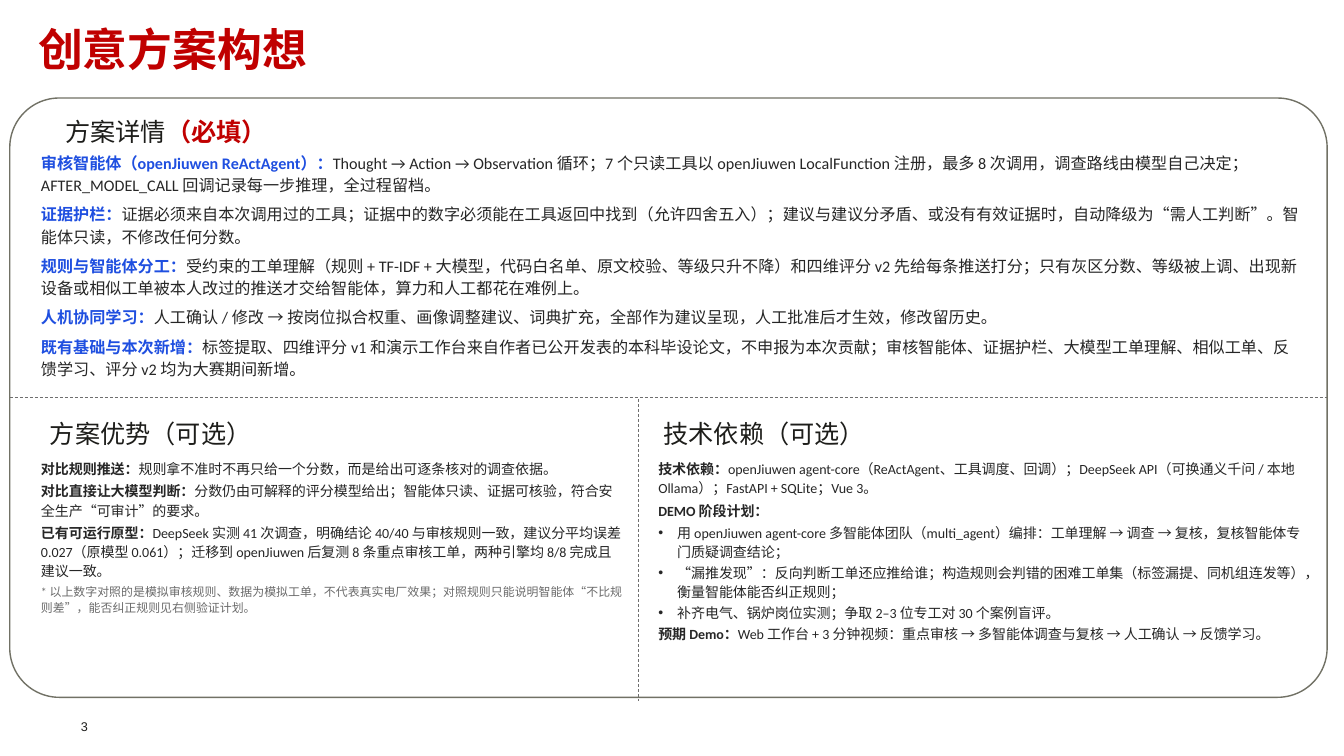
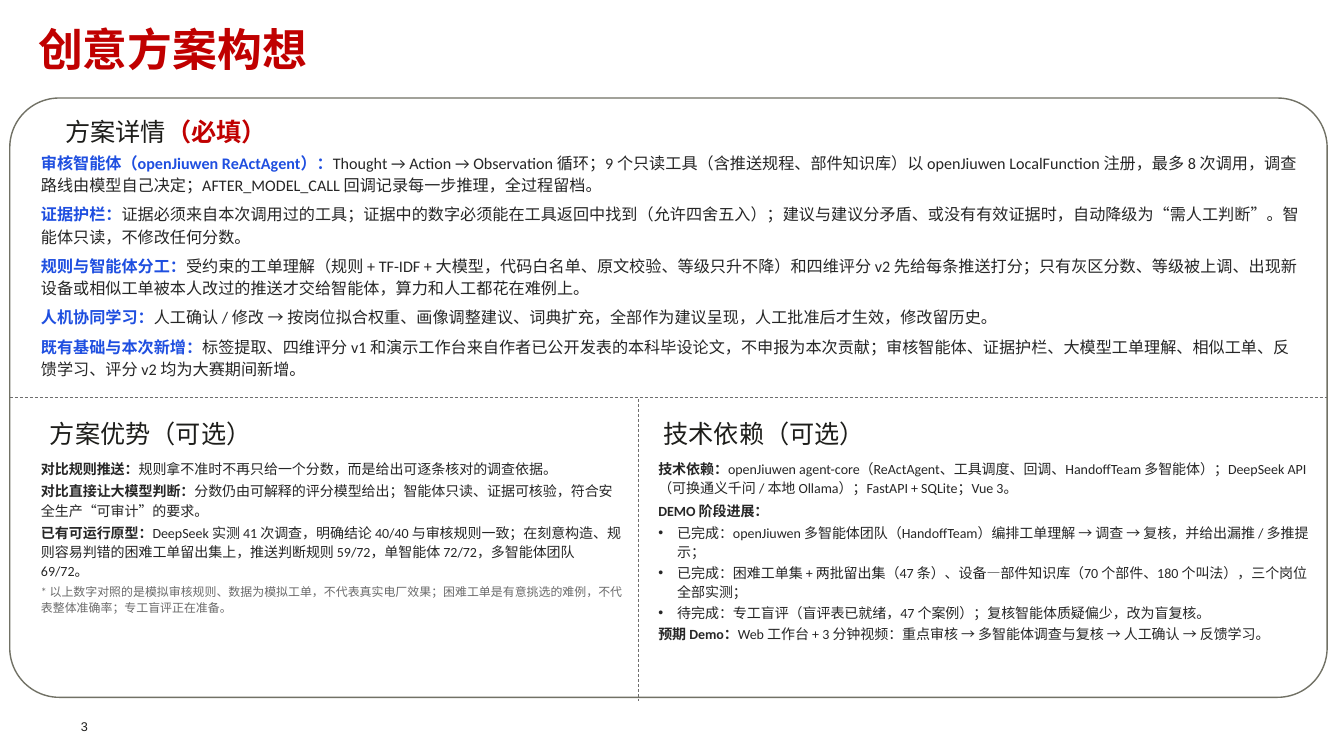
Before and after one commit to Hugo-Tian/powerplant-review-agent, a slide deck: slide 3 of docs/competition/openJiuwen创意PPT_电厂工单推送审核智能体.pptx. Drawn at 1344x756 pixels with LibreOffice and Linux fonts; fonts in the diff are those of the drawing; background and template pictures are left out. Boxes give left, top, right and bottom in pixels: in the first picture for what was removed or moved away, otherwise in the second. Text is boxed around its words. In the diff, an @@ line names an element or a change of style, - is before the commit and + after.

```diff
--- a/docs/competition/openJiuwen创意PPT_电厂工单推送审核智能体.pptx
+++ b/docs/competition/openJiuwen创意PPT_电厂工单推送审核智能体.pptx
@@ text at (x1=41, y1=155, x2=1297, y2=194): text changed @@
-审核智能体（openJiuwen ReActAgent）：Thought → Action → Observation 循环；7 个只读工具以 openJiuwen LocalFunction 注册，最多 8 次调用，调查路线由模型自己决定；AFTER_MODEL_CALL 回调记录每一步推理，全过程留档。
+审核智能体（openJiuwen ReActAgent）：Thought → Action → Observation 循环；9 个只读工具（含推送规程、部件知识库）以 openJiuwen LocalFunction 注册，最多 8 次调用，调查路线由模型自己决定；AFTER_MODEL_CALL 回调记录每一步推理，全过程留档。
@@ text at (x1=658, y1=462, x2=1309, y2=620): text changed @@
-技术依赖：openJiuwen agent-core（ReActAgent、工具调度、回调）；DeepSeek API（可换通义千问 / 本地 Ollama）；FastAPI + SQLite；Vue 3。
-DEMO 阶段计划：
-• 用 openJiuwen agent-core 多智能体团队（multi_agent）编排：工单理解 → 调查 → 复核，复核智能体专门质疑调查结论；
-• “漏推发现”：反向判断工单还应推给谁；构造规则会判错的困难工单集（标签漏提、同机组连发等），衡量智能体能否纠正规则；
-• 补齐电气、锅炉岗位实测；争取 2–3 位专工对 30 个案例盲评。
+技术依赖：openJiuwen agent-core（ReActAgent、工具调度、回调、HandoffTeam 多智能体）；DeepSeek API（可换通义千问 / 本地 Ollama）；FastAPI + SQLite；Vue 3。
+DEMO 阶段进展：
+• 已完成：openJiuwen 多智能体团队（HandoffTeam）编排工单理解 → 调查 → 复核，并给出漏推 / 多推提示；
+• 已完成：困难工单集 + 两批留出集（47 条）、设备—部件知识库（70 个部件、180 个叫法），三个岗位全部实测；
+• 待完成：专工盲评（盲评表已就绪，47 个案例）；复核智能体质疑偏少，改为盲复核。
@@ text at (x1=41, y1=526, x2=622, y2=614): text changed @@
-已有可运行原型：DeepSeek 实测 41 次调查，明确结论 40/40 与审核规则一致，建议分平均误差 0.027（原模型 0.061）；迁移到 openJiuwen 后复测 8 条重点审核工单，两种引擎均 8/8 完成且建议一致。
-* 以上数字对照的是模拟审核规则、数据为模拟工单，不代表真实电厂效果；对照规则只能说明智能体“不比规则差”，能否纠正规则见右侧验证计划。
+已有可运行原型：DeepSeek 实测 41 次调查，明确结论 40/40 与审核规则一致；在刻意构造、规则容易判错的困难工单留出集上，推送判断规则 59/72，单智能体 72/72，多智能体团队 69/72。
+* 以上数字对照的是模拟审核规则、数据为模拟工单，不代表真实电厂效果；困难工单是有意挑选的难例，不代表整体准确率；专工盲评正在准备。
```
Also in this commit, not shown: 3 other slides changed, 1 other file.
